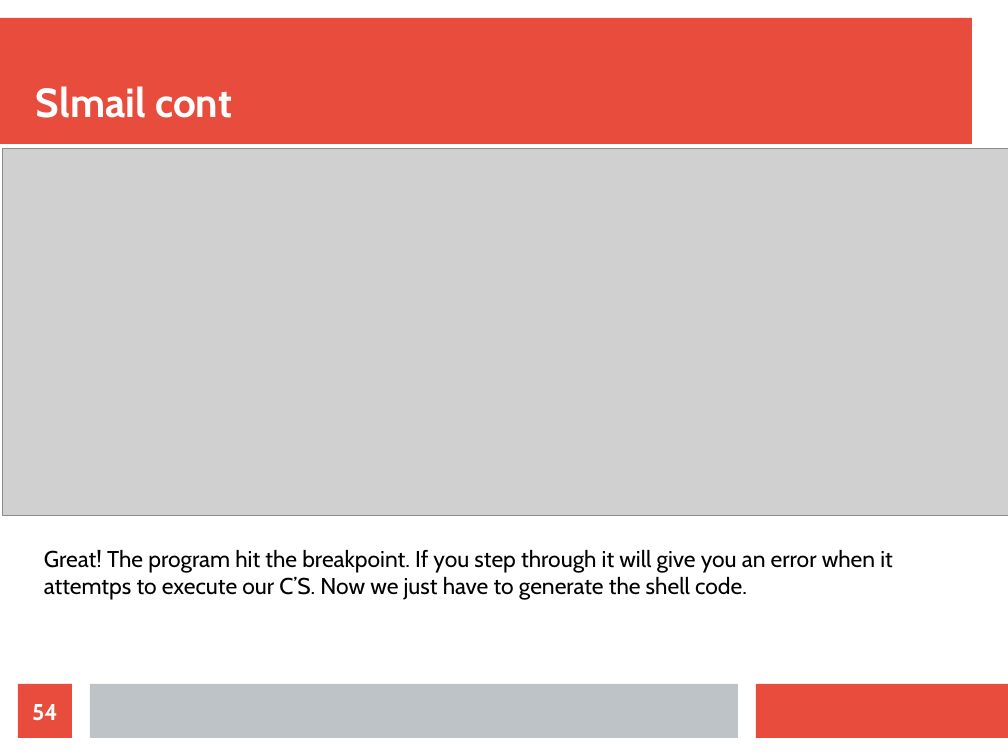
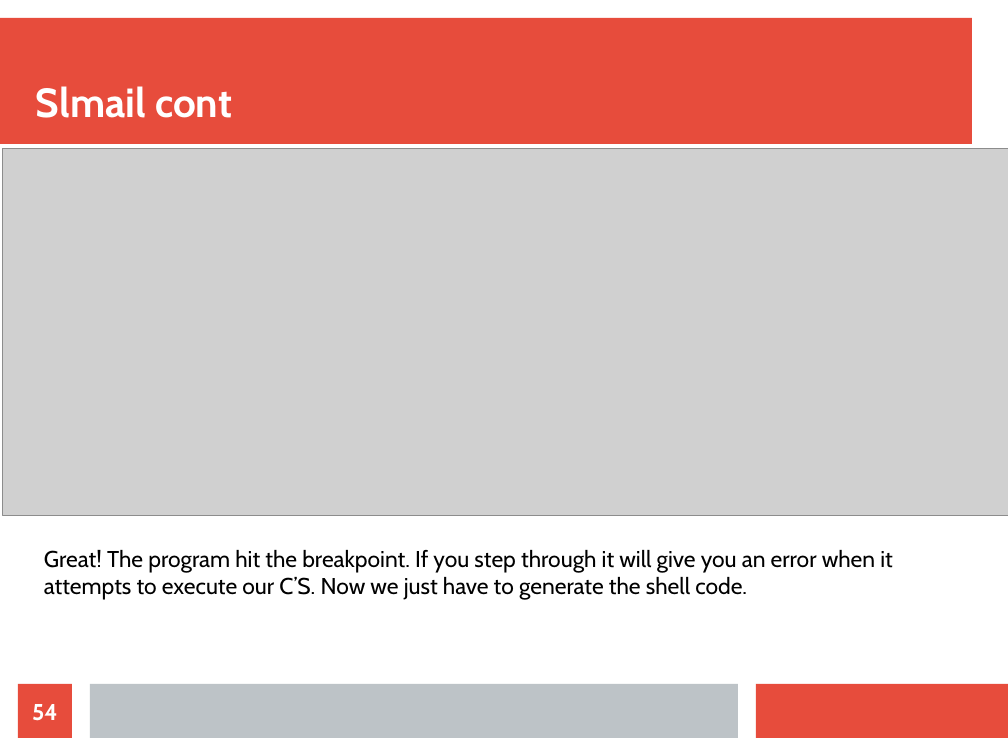
Before and after one commit to CentralArkansasHackers/boftutorial, a slide deck: slide 54 of boftutorial.odp. Drawn at 1008x756 pixels with LibreOffice and Linux fonts; fonts in the diff are those of the drawing; grey boxes stand for pictures. Boxes give left, top, right and bottom in pixels: in the first picture for what was removed or moved away, otherwise in the second. Text is boxed around its words. In the diff, an @@ line names an element or a change of style, - is before the commit and + after.

Commit message:
error fixes

```diff
--- a/boftutorial.odp
+++ b/boftutorial.odp
@@ text at (44, 550, 893, 600): text changed @@
-Great! The program hit the breakpoint. If you step through it will give you an error when it attemtps to execute our C’S. Now we just have to generate the shell code.
+Great! The program hit the breakpoint. If you step through it will give you an error when it attempts to execute our C’S. Now we just have to generate the shell code.
```
Also in this commit, not shown: 2 other slides changed.
